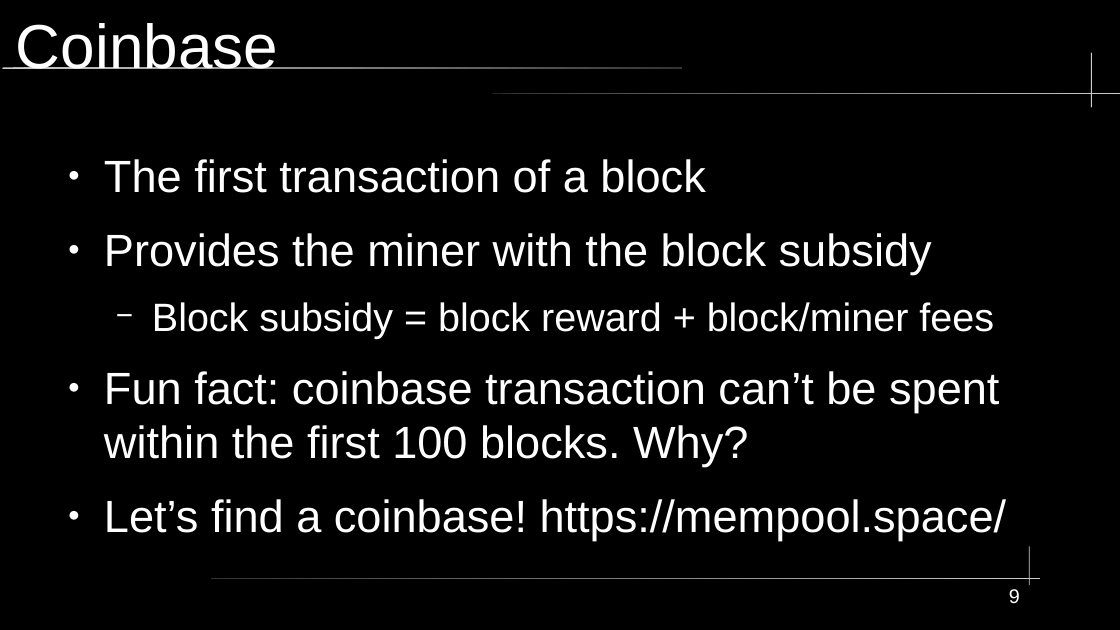
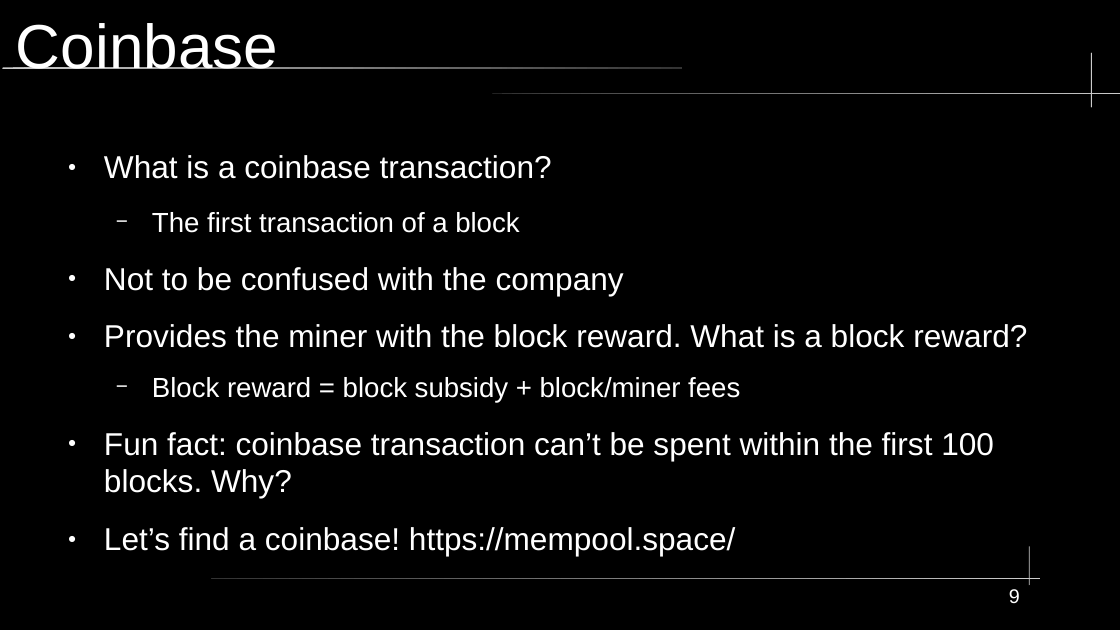
Before and after one commit to jasonribble/journey-of-an-utxo, a slide deck: slide 9 of slides.odp. Drawn at 1120x630 pixels with LibreOffice and Linux fonts; fonts in the diff are those of the drawing. Boxes give left, top, right and bottom in pixels: in the first picture for what was removed or moved away, otherwise in the second. Text is boxed around its words. In the diff, an @@ line names an element or a change of style, - is before the commit and + after.

Commit message:
fix: slides
I don't know what I fixed because...that's how these .odp files work

```diff
--- a/slides.odp
+++ b/slides.odp
@@ text at [104,155,552,179]: paragraph added @@
+● What is a coinbase transaction?
@@ text at [104,212,994,556]: size 32 to 19.6 pt in "The first transaction of a block"; size 32 to 22.4 pt in "Fun fact: coinbase transaction can’t be spent ...", "Let’s find a coinbase! https://mempool.space/"; bullet ● to −; list level 1 to 2 in "The first transaction of a ..." @@
@@ text at [104,267,1027,403]: text changed; size 28 to 22.4 pt @@
-● Provides the miner with the block subsidy
-  − Block subsidy = block reward + block/miner fees
+● Not to be confused with the company
+● Provides the miner with the block reward. What is a block reward?
+  − Block reward = block subsidy + block/miner fees
```
Also in this commit, not shown: 4 other slides changed.
